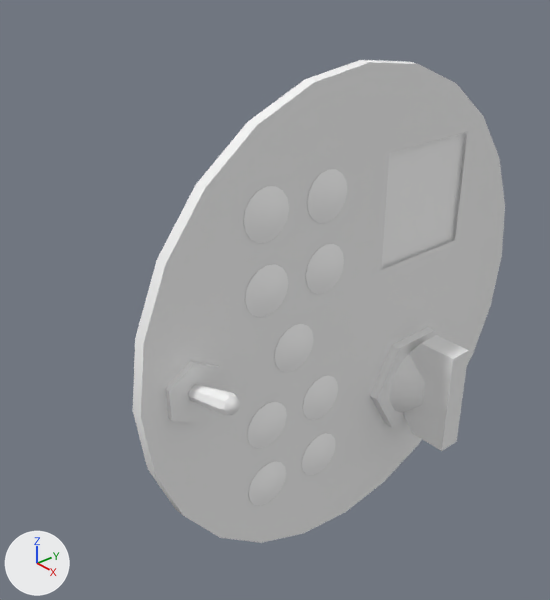
What one commit did to the Blender file dev/blender/c172p-pontoon-gear-ctrl.blend.
One viewpoint serves both versions: a 50 mm camera at (-0.2795, 0.1742, 0.155) aimed at (-0.3735, 0.2553, 0.092). Arrows for +X, +Y and +Z are at lower left; the lights stay in place.

Names of what the first picture shows: 'Dim.bezel', 'Dim.toggle', 'Gearswitch', 'Plane', 'Switch.nut', 'Wgear.bezel', 'maindn1', 'mainup1', 'mainup2', 'nosedn1', 'noseup1', 'noseup2', 'pump'.
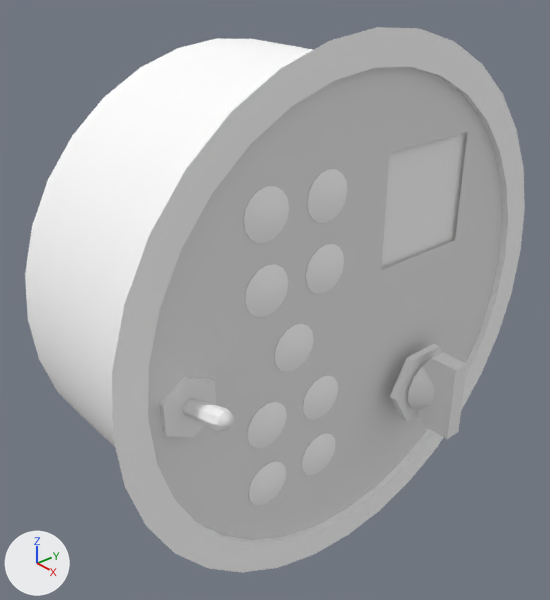
The newer file is also rescaled (x0.881), turned or shifted as a whole; pictures and numbers use the older file's frame.

Where the change shows, as pixel boxes (x1, y1, x2, y2) in the pictures (550 x 600 px):
'Case', added
    after: (25, 27, 525, 573)
'Gearswitch', mesh rescaled (25% narrower, 25% shorter)
    before: (390, 335, 469, 451)
    after: (408, 352, 467, 439)
'Dim.bezel', moved
    before: (165, 361, 222, 423)
    after: (160, 376, 216, 437)
'Switch.nut', mesh rescaled (21% narrower, 24% shorter)
    before: (370, 327, 436, 428)
    after: (390, 344, 442, 421)
'Dim.toggle', moved
    before: (188, 385, 240, 415)
    after: (183, 399, 234, 431)

What changed in the scene script:
```text
Add mat_material:
    mat_material = diffuse_material('Material')
    mat_material.base_color = (1.0, 1.0, 1.0)  # white #ffffff
Change me_cylinder:
    where me_cylinder.from_pydata(...)  # 13 vertices, 12 faces; spans x 0.0022..0.004, y 0.0049..0.0255, z -0.0264..-0.0086
    used by ob_switch_nut; location = (-0.3599, 0.26, 0.0926)
    me_cylinder part 1: the whole mesh is scaled about its middle by 0.762, then moved by (0.0026, 0.0, 0.0002)
Change me_circle_001:
    where me_circle_001.from_pydata(...)  # 24 vertices, 23 faces; spans x 0.004..0.0138, y 0.0086..0.0219, z -0.0276..-0.0074
    used by ob_gearswitch; location = (-0.3599, 0.26, 0.0926)
    me_circle_001 part 2: the whole mesh is scaled about its middle by 0.745, then moved by (0.0017, 0.0, 0.0002)
Add me_circle_009:
    me_circle_009.from_pydata(...)  # 128 vertices, 64 faces; spans x -0.0345..-0.0002, y -0.1334..-0.0476, z -0.043..0.0429
    me_circle_009.polygons.foreach_set('use_smooth', [True] * 64)
    me_circle_009.materials.append(mat_material)  # its picture is missing
Change ob_dim_toggle:
    ob_dim_toggle.location: (-0.3599, 0.26, 0.0926) -> (-0.3599, 0.2589, 0.0905)
Change ob_dim_bezel:
    ob_dim_bezel.location: (-0.3599, 0.26, 0.0926) -> (-0.3599, 0.2589, 0.0905)
Add ob_case:
    ob_case = bpy.data.objects.new('Case', me_circle_009)
    ob_case.location = (-0.3563, 0.3605, 0.0927)
    ob_case.scale = (1.11, 1.11, 1.11)
    ob_case.show_transparent = True
```
